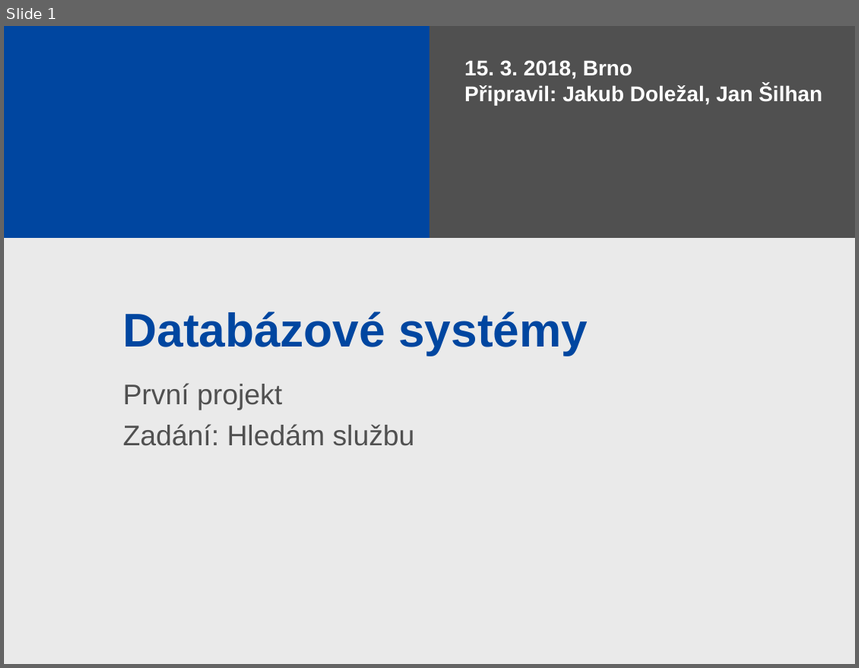
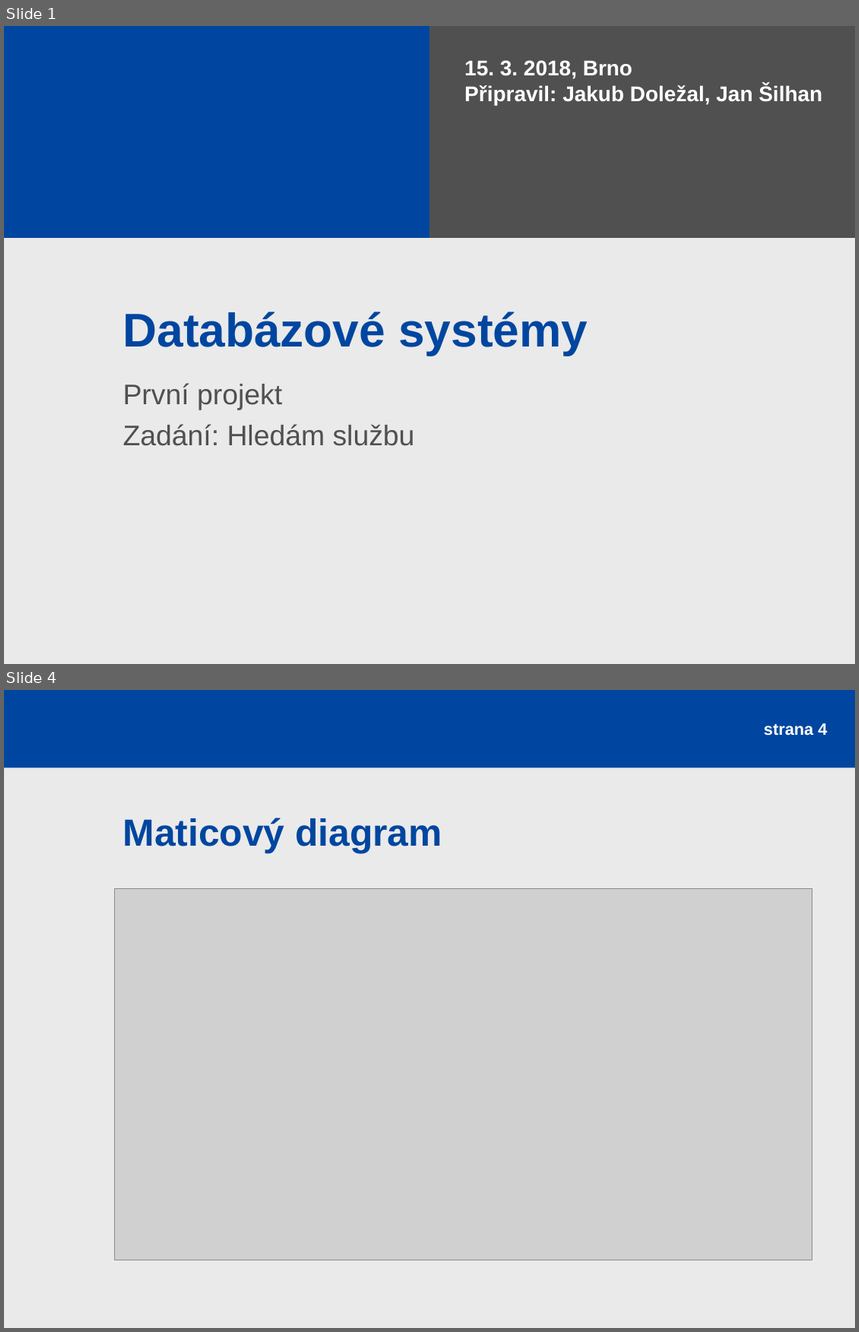
Before and after one commit to rajzik/databaze, a slide deck: prezentace.ppt. Shown one above the other, each under a label of ours: slide 1 before the commit, slides 1 and 4 after it; the slides between them are not shown. The pictures are 859x668 and 859x1332 pixels, drawn with LibreOffice and Linux fonts; fonts in the diff are those of the drawing; grey boxes stand for pictures; background and template pictures are left out. Boxes give left, top, right and bottom in pixels: in the first picture for what was removed or moved away, otherwise in the second. Text is boxed around its words. In the diff, an @@ line names an element or a change of style, - is before the commit and + after.

```diff
--- a/prezentace.ppt
+++ b/prezentace.ppt
@@ slide 4 added at (4, 690, 855, 1328), background #EAEAEA @@
@@ rectangle added at (4, 690, 855, 768), fill #0046A0 @@
@@ page number added at (764, 723, 827, 736), 14 pt, text #FFFFFF, bold @@
+strana 4
@@ title added at (123, 818, 443, 853), 32 pt, text #0046A0, bold @@
+Maticový diagram
@@ picture added at (115, 888, 813, 1260) @@
```
Also in this commit, not shown: 4 other slides added, 1 slide removed.
